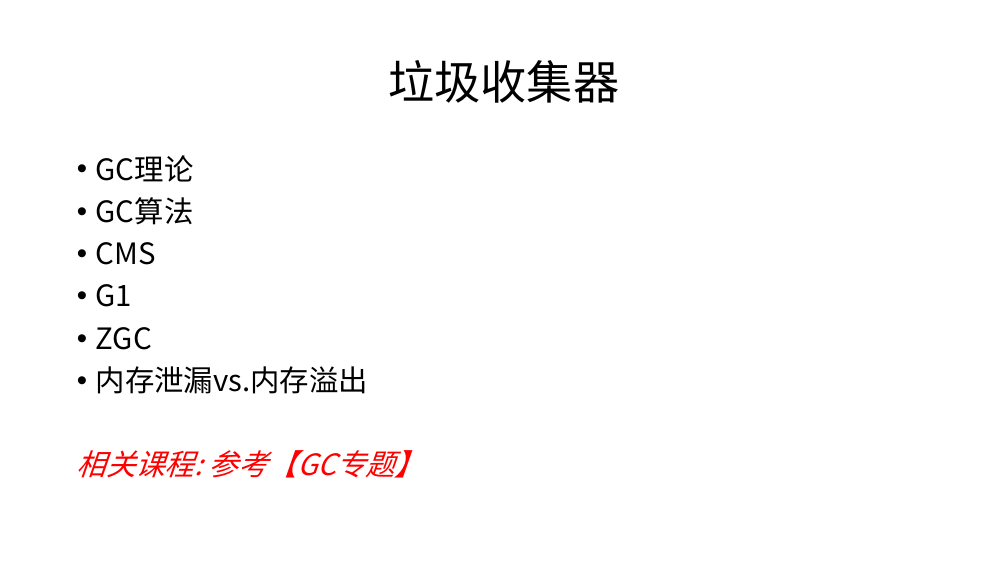
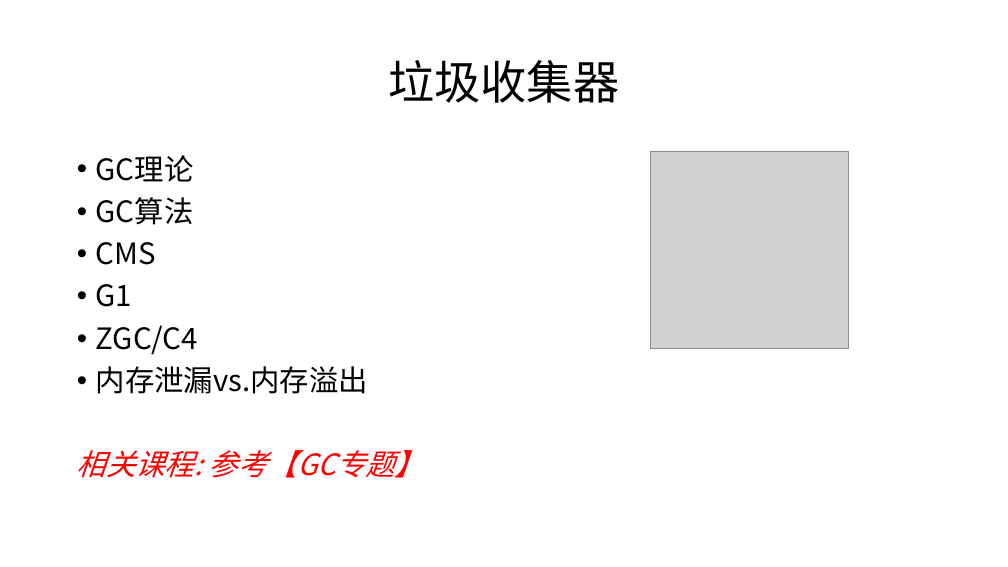
Before and after one commit to cncounter/translation, a slide deck: slide 28 of tiemao_2019/25_jvm_toc/01.JVM体系结构概述.pptx. Drawn at 1008x567 pixels with LibreOffice and Linux fonts; fonts in the diff are those of the drawing; grey boxes stand for pictures. Boxes give left, top, right and bottom in pixels: in the first picture for what was removed or moved away, otherwise in the second. Text is boxed around its words. In the diff, an @@ line names an element or a change of style, - is before the commit and + after.

```diff
--- a/tiemao_2019/25_jvm_toc/01.JVM体系结构概述.pptx
+++ b/tiemao_2019/25_jvm_toc/01.JVM体系结构概述.pptx
@@ picture added at [650,151,848,349] @@
@@ text at [96,325,198,355]: text changed @@
-• ZGC
+• ZGC/C4
```
Also in this commit, not shown: 4 other slides changed.
